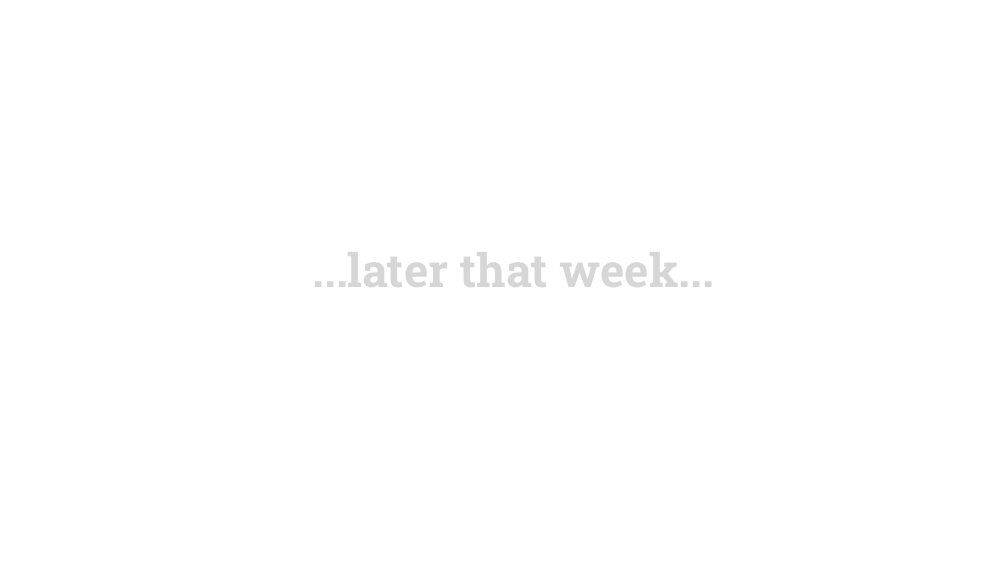
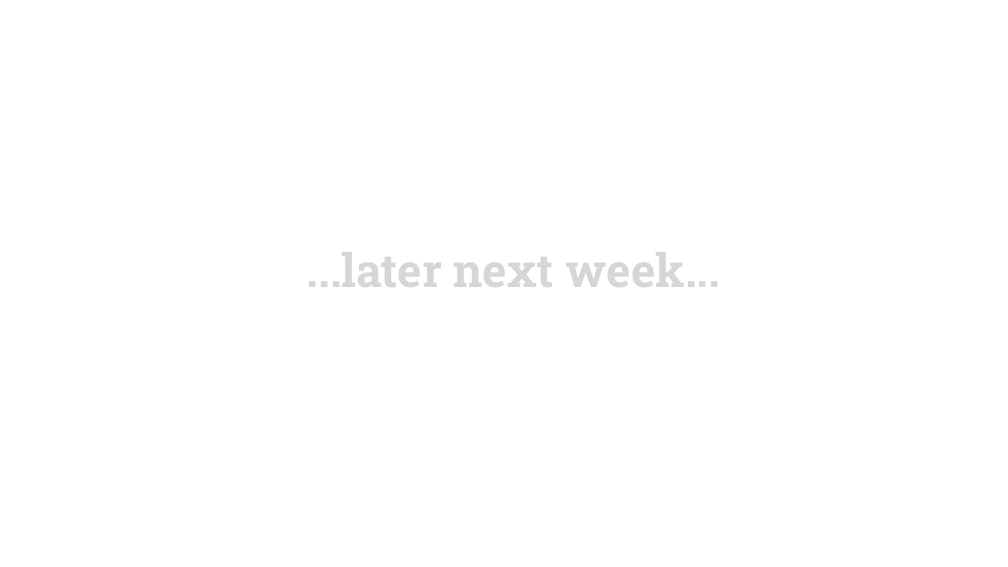
Before and after one commit to LearnWithLlew/TestingBetterWithApprovals.Slides, a slide deck: slide 26 of slides/Testing Better with Approvals.pptx (slide 31 before the commit). Drawn at 1008x567 pixels with LibreOffice and Linux fonts; fonts in the diff are those of the drawing; background and template pictures are left out. Boxes give left, top, right and bottom in pixels: in the first picture for what was removed or moved away, otherwise in the second. Text is boxed around its words. In the diff, an @@ line names an element or a change of style, - is before the commit and + after.

```diff
--- a/slides/Testing Better with Approvals.pptx
+++ b/slides/Testing Better with Approvals.pptx
@@ text at (x1=307, y1=252, x2=720, y2=287): text changed @@
-...later that week...
+...later next week...
```
Also in this commit, not shown: 5 other slides changed, 1 slide added, 5 slides removed.
